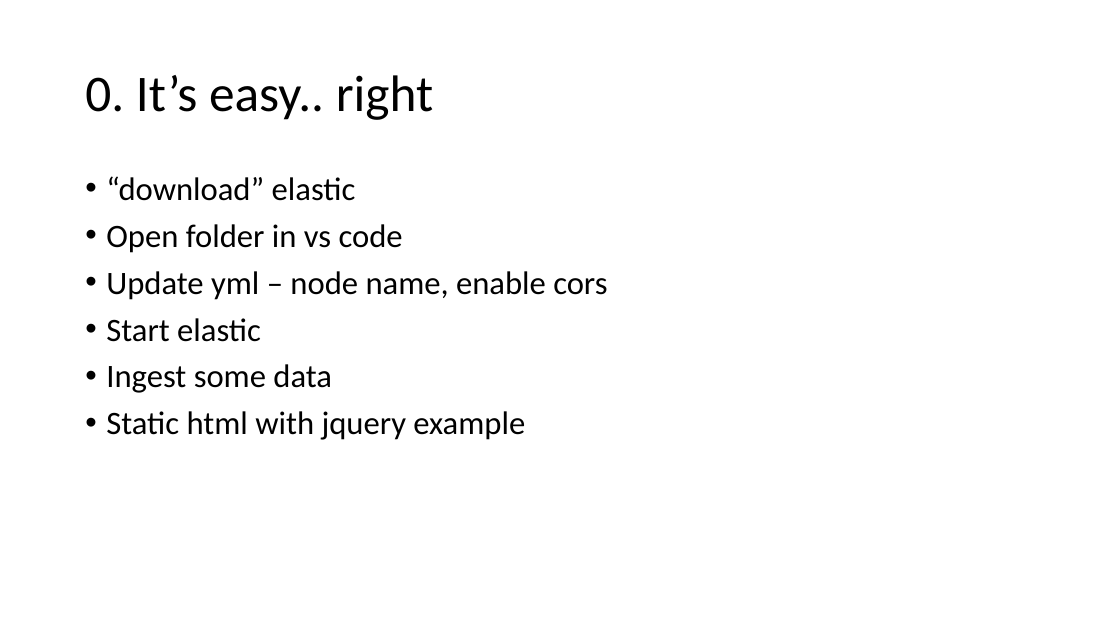
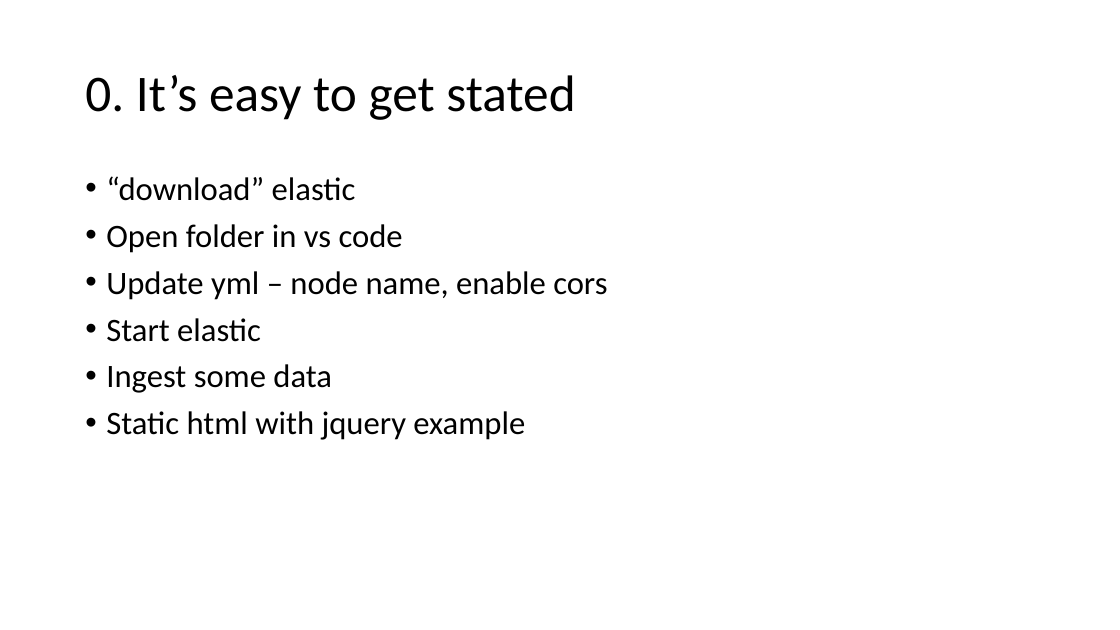
Before and after one commit to rclaice/herocore, a slide deck: slide 1 of parts/stepbystep.pptx (slide 2 before the commit). Drawn at 1120x630 pixels with LibreOffice and Linux fonts; fonts in the diff are those of the drawing. Boxes give left, top, right and bottom in pixels: in the first picture for what was removed or moved away, otherwise in the second. Text is boxed around its words. In the diff, an @@ line names an element or a change of style, - is before the commit and + after.

```diff
--- a/parts/stepbystep.pptx
+++ b/parts/stepbystep.pptx
@@ title at box(85, 75, 575, 120): text changed @@
-0. It’s easy.. right
+0. It’s easy to get stated
```
Also in this commit, not shown: 3 other slides changed, 1 slide removed, 3 other files.
